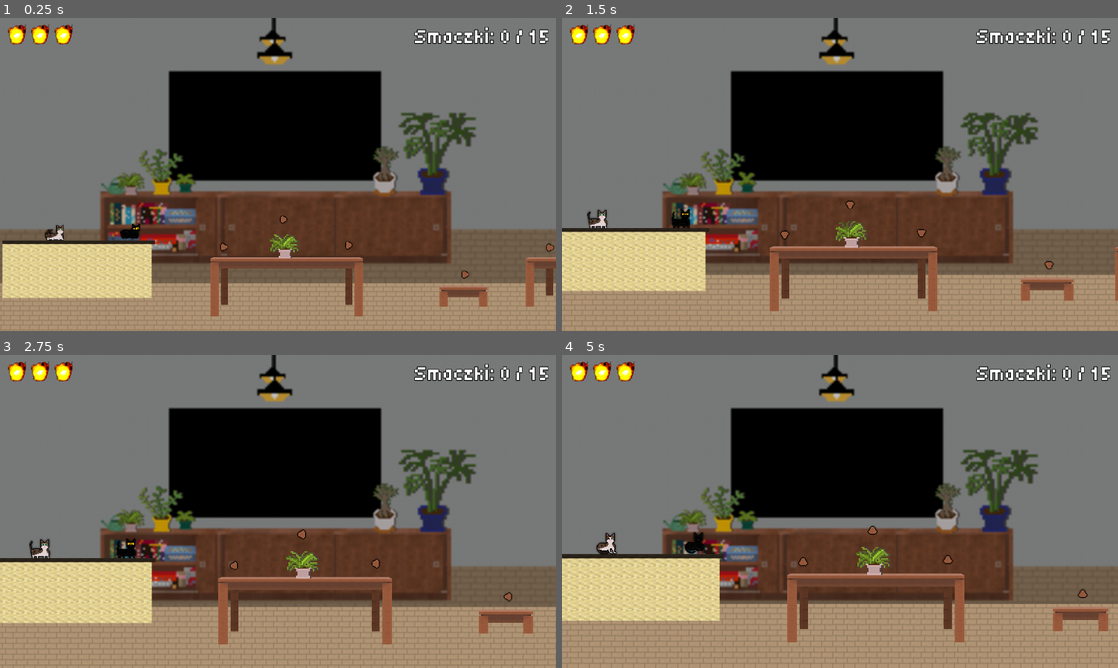
Above: before the commit, frames 1-4 (two rows, left to right).
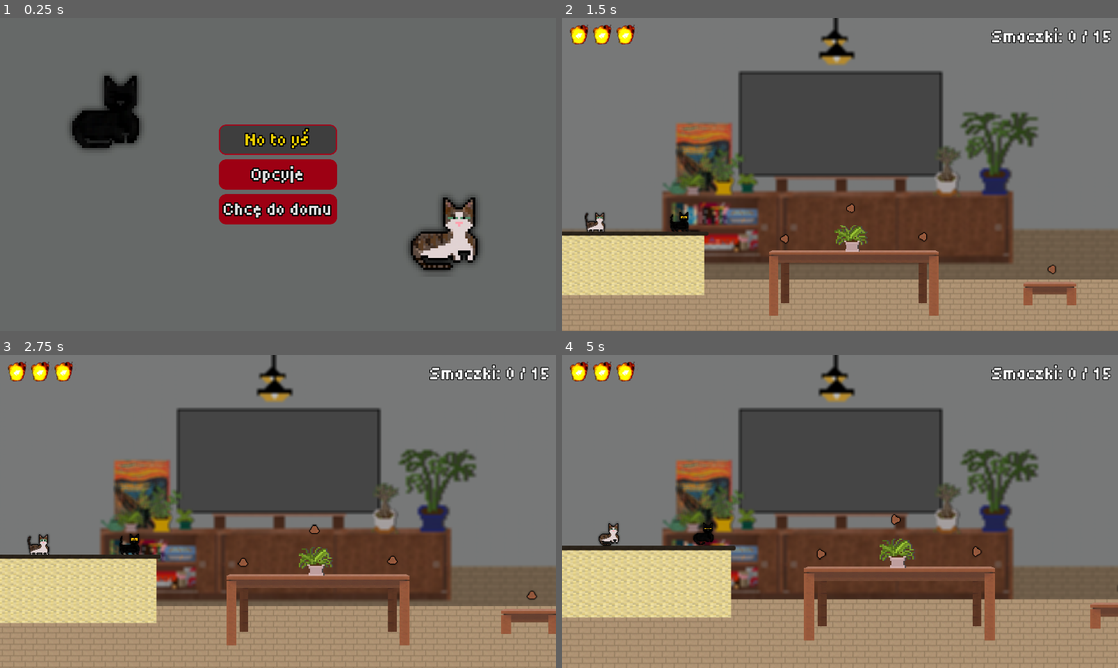
Above: after the commit, the same moments.

Repository: krzkro4122/kocia-gra
Game: Godot game, scene res://scenes/ui/main_menu.tscn
Same seed, same stepped clock (60 frames per second), same inputs: the game is played once before the commit and once after it. Before the commit the project starts from res://scenes/game.tscn.
Inputs (mouse positions are in pixels of both pictures, inside the frame that each line leads up to):
- Up to frame 1 (0.25 s): no input
- Up to frame 2 (1.5 s): click (840, 140) at 0.5 s, where only the run after the commit has a clickable "No to yś"
- Up to frame 3 (2.75 s): no input
- Up to frame 4 (5 s): no input

The runs differ from the first frame. In frame 1, 60% of the frame differs, in the area x 0-100%, y 0-100%; in frame 2, 22%; in frame 3, 23%; in frame 4, 26%.

Commit message:
Working menu

Diff:
--- /dev/null
+++ b/assets/themes/buttonStyleBox.tres
@@ -0,0 +1,14 @@
+[gd_resource type="StyleBoxFlat" format=3 uid="uid://dh2g0ythjv820"]
+
+[resource]
+content_margin_left = 16.0
+content_margin_top = 16.0
+content_margin_right = 16.0
+content_margin_bottom = 16.0
+bg_color = Color(0.61697006, 0, 0.0733166, 1)
+border_color = Color(0.8464288, 0.00021273791, 0.74936527, 1)
+corner_radius_top_left = 24
+corner_radius_top_right = 24
+corner_radius_bottom_right = 24
+corner_radius_bottom_left = 24
+corner_detail = 10
--- /dev/null
+++ b/assets/themes/buttonStyleBoxFocusHover.tres
@@ -0,0 +1,18 @@
+[gd_resource type="StyleBoxFlat" format=3 uid="uid://crt1otvy1nupt"]
+
+[resource]
+content_margin_left = 16.0
+content_margin_top = 16.0
+content_margin_right = 16.0
+content_margin_bottom = 16.0
+bg_color = Color(0.24477637, 0.24477643, 0.24477634, 1)
+border_width_left = 4
+border_width_top = 4
+border_width_right = 4
+border_width_bottom = 4
+border_color = Color(0.6313726, 0.03529412, 0.10980392, 1)
+corner_radius_top_left = 24
+corner_radius_top_right = 24
+corner_radius_bottom_right = 24
+corner_radius_bottom_left = 24
+corner_detail = 10
--- a/assets/themes/hud.tres
+++ b/assets/themes/hud.tres
@@ -1,7 +1,33 @@
-[gd_resource type="Theme" load_steps=2 format=3 uid="uid://b0agi2la8568i"]
+[gd_resource type="Theme" load_steps=4 format=3 uid="uid://b0agi2la8568i"]
 
 [ext_resource type="FontFile" uid="uid://6p2gv2egpu2d" path="res://assets/fonts/Tiny5-Regular.ttf" id="1_wr3i8"]
+[ext_resource type="StyleBox" uid="uid://dh2g0ythjv820" path="res://assets/themes/buttonStyleBox.tres" id="2_hjpe0"]
+[ext_resource type="StyleBox" uid="uid://crt1otvy1nupt" path="res://assets/themes/buttonStyleBoxFocusHover.tres" id="3_h04ay"]
 
 [resource]
 default_font = ExtResource("1_wr3i8")
-default_font_size = 72
+default_font_size = 64
+Button/colors/font_color = Color(0.875, 0.875, 0.875, 1)
+Button/colors/font_disabled_color = Color(0.875, 0.875, 0.875, 0.5)
+Button/colors/font_focus_color = Color(0.9254902, 0.8117647, 0, 1)
+Button/colors/font_hover_color = Color(0.92654717, 0.810333, 3.85046e-07, 1)
+Button/colors/font_hover_pressed_color = Color(1, 1, 1, 1)
+Button/colors/font_outline_color = Color(0, 0, 0, 1)
+Button/colors/font_pressed_color = Color(1, 1, 1, 1)
+Button/colors/icon_disabled_color = Color(1, 1, 1, 0.4)
+Button/colors/icon_focus_color = Color(1, 1, 1, 1)
+Button/colors/icon_hover_color = Color(1, 1, 1, 1)
+Button/colors/icon_hover_pressed_color = Color(1, 1, 1, 1)
+Button/colors/icon_normal_color = Color(1, 1, 1, 1)
+Button/colors/icon_pressed_color = Color(1, 1, 1, 1)
+Button/constants/align_to_largest_stylebox = 0
+Button/constants/h_separation = 20
+Button/constants/icon_max_width = 0
+Button/constants/outline_size = 16
+Button/font_sizes/font_size = 64
+Button/fonts/font = ExtResource("1_wr3i8")
+Button/styles/disabled = ExtResource("2_hjpe0")
+Button/styles/focus = ExtResource("3_h04ay")
+Button/styles/hover = ExtResource("3_h04ay")
+Button/styles/normal = ExtResource("2_hjpe0")
+Button/styles/pressed = ExtResource("2_hjpe0")
--- a/project.godot
+++ b/project.godot
@@ -11,7 +11,7 @@
 [application]
 
 config/name="Kocia Gra"
-run/main_scene="uid://b8h4l518sionq"
+run/main_scene="uid://cqt7is7a8i8mj"
 config/features=PackedStringArray("4.5", "Forward Plus")
 
 [display]
--- a/scenes/game.tscn
+++ b/scenes/levels/level1.tscn
@@ -4,7 +4,7 @@
 [ext_resource type="PackedScene" uid="uid://cphwv4vaft32m" path="res://scenes/cat.tscn" id="2_ca42v"]
 [ext_resource type="Texture2D" uid="uid://bs1mdn3vsh8hf" path="res://assets/sprites/table.png" id="3_lnu2h"]
 [ext_resource type="Texture2D" uid="uid://uqdshihvrpsh" path="res://assets/sprites/kotki-sheet.png" id="3_rysoc"]
-[ext_resource type="Script" uid="uid://5ct1vx57rf84" path="res://scenes/camera_2d.gd" id="4_264po"]
+[ext_resource type="Script" uid="uid://5ct1vx57rf84" path="res://scripts/camera_2d.gd" id="4_264po"]
 [ext_resource type="Texture2D" uid="uid://clorocjlx51s3" path="res://assets/sprites/polka.png" id="4_kvuet"]
 [ext_resource type="Texture2D" uid="uid://cxlg24hkt6047" path="res://assets/sprites/background.png" id="4_lbhrr"]
 [ext_resource type="PackedScene" uid="uid://cr7ehj08aorbw" path="res://scenes/killzone.tscn" id="5_iywne"]
@@ -17,7 +17,7 @@
 [ext_resource type="PackedScene" uid="uid://dwfrs73huvsn0" path="res://scenes/plants/palma.tscn" id="9_dinhu"]
 [ext_resource type="PackedScene" uid="uid://bkv11ntgx2h0w" path="res://scenes/plants/ziemiokulkas.tscn" id="11_trtic"]
 [ext_resource type="PackedScene" uid="uid://bxyd40ig1x7nl" path="res://scenes/pong_box.tscn" id="12_dinhu"]
-[ext_resource type="PackedScene" uid="uid://c6oex88824cby" path="res://scenes/hud.tscn" id="15_ir15t"]
+[ext_resource type="PackedScene" uid="uid://c6oex88824cby" path="res://scenes/ui/hud.tscn" id="15_ir15t"]
 [ext_resource type="PackedScene" uid="uid://lm56qewpi53h" path="res://scenes/static_background.tscn" id="18_ssvqc"]
 
 [sub_resource type="AtlasTexture" id="AtlasTexture_qj77p"]
@@ -548,7 +548,6 @@
 [node name="Camera2D" type="Camera2D" parent="GameManager" node_paths=PackedStringArray("player1", "player2")]
 position = Vector2(518, 618)
 zoom = Vector2(2, 2)
-process_callback = 0
 limit_left = 100
 limit_top = 200
 limit_bottom = 900
@@ -558,8 +557,8 @@
 script = ExtResource("4_264po")
 player1 = NodePath("../Kotki/Honcia")
 player2 = NodePath("../Kotki/Kazik")
-min_zoom = 1.7
-zoom_margin = 450.0
+max_zoom_factor = 2.6
+zoom_margin = 410.0
 zoom_speed = 0.7
 
 [node name="Snacks" type="Node2D" parent="GameManager"]
--- a/scenes/static_background.tscn
+++ b/scenes/static_background.tscn
@@ -1,15 +1,18 @@
-[gd_scene load_steps=21 format=4 uid="uid://lm56qewpi53h"]
+[gd_scene load_steps=30 format=4 uid="uid://lm56qewpi53h"]
 
 [ext_resource type="Shader" uid="uid://ptv1svr5w2s8" path="res://scripts/blur.gdshader" id="1_3pwt0"]
 [ext_resource type="Texture2D" uid="uid://cxlg24hkt6047" path="res://assets/sprites/background.png" id="1_ccown"]
 [ext_resource type="Texture2D" uid="uid://bgmka6tgwkhdt" path="res://assets/sprites/podTvPolki.png" id="2_erpro"]
 [ext_resource type="PackedScene" uid="uid://bkv11ntgx2h0w" path="res://scenes/plants/ziemiokulkas.tscn" id="3_ms8xv"]
+[ext_resource type="Texture2D" uid="uid://bs1mdn3vsh8hf" path="res://assets/sprites/table.png" id="3_r5r1o"]
 [ext_resource type="PackedScene" uid="uid://dfwhmx1x5g2al" path="res://scenes/plants/ananas.tscn" id="4_3pwt0"]
+[ext_resource type="Texture2D" uid="uid://clorocjlx51s3" path="res://assets/sprites/polka.png" id="4_noltx"]
 [ext_resource type="PackedScene" uid="uid://cyga52jl8qxyp" path="res://scenes/plants/paproc.tscn" id="5_jfnxm"]
 [ext_resource type="PackedScene" uid="uid://cictskio1k1wr" path="res://scenes/plants/fikus.tscn" id="6_r5r1o"]
 [ext_resource type="PackedScene" uid="uid://dwfrs73huvsn0" path="res://scenes/plants/palma.tscn" id="7_noltx"]
 [ext_resource type="Texture2D" uid="uid://mo63ijxa4wq3" path="res://assets/sprites/lampa.png" id="8_erpro"]
 [ext_resource type="Texture2D" uid="uid://brfa3w3u6ccg8" path="res://assets/sprites/konewka.png" id="9_ms8xv"]
+[ext_resource type="Texture2D" uid="uid://cn526w5nahiom" path="res://assets/sprites/scream.jpg" id="11_noltx"]
 
 [sub_resource type="TileSetAtlasSource" id="TileSetAtlasSource_ir15t"]
 texture = ExtResource("1_ccown")
@@ -33,6 +36,64 @@
 
 [sub_resource type="TileSet" id="TileSet_ssvqc"]
 sources/0 = SubResource("TileSetAtlasSource_rysoc")
+
+[sub_resource type="TileMapPattern" id="TileMapPattern_rysoc"]
+tile_data = PackedInt32Array(0, 589827, 0, 65536, 3, 0, 131072, 458755, 0, 196608, 458755, 0, 262144, 458755, 0, 327680, 458755, 0, 1, 720899, 0, 65537, 131075, 0, 131073, 262147, 0, 196609, 262147, 0, 262145, 262147, 0, 327681, 196611, 0, 2, 720899, 0, 65538, 131075, 0, 3, 720899, 0, 65539, 131075, 0, 4, 720899, 0, 65540, 131075, 0, 5, 720899, 0, 65541, 131075, 0, 6, 720899, 0, 65542, 131075, 0, 7, 720899, 0, 65543, 131075, 0, 8, 720899, 0, 65544, 131075, 0, 9, 720899, 0, 65545, 131075, 0, 10, 720899, 0, 65546, 131075, 0, 11, 720899, 0, 65547, 131075, 0, 12, 720899, 0, 65548, 131075, 0, 13, 720899, 0, 65549, 131075, 0, 14, 720899, 0, 65550, 131075, 0, 131086, 327683, 0, 196622, 327683, 0, 262158, 327683, 0, 327694, 393219, 0, 15, 655363, 0, 65551, 65539, 0, 131087, 524291, 0, 196623, 524291, 0, 262159, 524291, 0, 327695, 524291, 0)
+
+[sub_resource type="TileMapPattern" id="TileMapPattern_ssvqc"]
+tile_data = PackedInt32Array(0, 589827, 0, 65536, 3, 0, 131072, 458755, 0, 1, 720899, 0, 65537, 131075, 0, 2, 720899, 0, 65538, 131075, 0, 3, 655363, 0, 65539, 65539, 0, 131075, 524291, 0)
+
+[sub_resource type="TileMapPattern" id="TileMapPattern_264po"]
+tile_data = PackedInt32Array(0, 3, 0, 65536, 458755, 0, 131072, 458755, 0, 196608, 458755, 0, 1, 131075, 0, 2, 65539, 0, 65538, 524291, 0, 131074, 524291, 0, 196610, 524291, 0)
+
+[sub_resource type="TileSetAtlasSource" id="TileSetAtlasSource_hs5ae"]
+texture = ExtResource("3_r5r1o")
+0:0/0 = 0
+0:0/0/z_index = 10
+0:0/0/physics_layer_0/polygon_0/points = PackedVector2Array(-8, -8, 8, -8, 8, -3.9226189, -8, -3.829134)
+1:0/0 = 0
+1:0/0/z_index = 10
+1:0/0/physics_layer_0/polygon_0/points = PackedVector2Array(-8, -8, 8, -8, 8, -3.9226189, -8, -3.829134)
+2:0/0 = 0
+2:0/0/z_index = 10
+2:0/0/physics_layer_0/polygon_0/points = PackedVector2Array(-8, -8, 8, -8, 8, -3.9226189, -8, -3.829134)
+3:0/0 = 0
+3:0/0/z_index = 3
+4:0/0 = 0
+4:0/0/z_index = 3
+5:0/0 = 0
+5:0/0/z_index = 3
+6:0/0 = 0
+6:0/0/z_index = 3
+7:0/0 = 0
+7:0/0/z_index = 10
+8:0/0 = 0
+8:0/0/z_index = 10
+9:0/0 = 0
+9:0/0/z_index = 2
+10:0/0 = 0
+10:0/0/z_index = 2
+11:0/0 = 0
+11:0/0/z_index = 2
+
+[sub_resource type="TileSetAtlasSource" id="TileSetAtlasSource_nadl2"]
+texture = ExtResource("4_noltx")
+0:0/0 = 0
+0:0/0/physics_layer_0/polygon_0/points = PackedVector2Array(-8, -8, 8, -8, 8, -4.1133547, -8, -4.0584507)
+1:0/0 = 0
+1:0/0/physics_layer_0/polygon_0/points = PackedVector2Array(-8, -8, 8, -8, 8, -4.1133547, -8, -4.0584507)
+2:0/0 = 0
+3:0/0 = 0
+4:0/0 = 0
+
+[sub_resource type="TileSet" id="TileSet_pwdlq"]
+physics_layer_0/collision_layer = 1
+physics_layer_0/collision_mask = 0
+sources/3 = SubResource("TileSetAtlasSource_hs5ae")
+sources/5 = SubResource("TileSetAtlasSource_nadl2")
+pattern_0 = SubResource("TileMapPattern_rysoc")
+pattern_1 = SubResource("TileMapPattern_ssvqc")
+pattern_2 = SubResource("TileMapPattern_264po")
 
 [sub_resource type="TileSetAtlasSource" id="TileSetAtlasSource_ssvqc"]
 texture = ExtResource("1_ccown")
@@ -72,7 +133,7 @@
 
 [sub_resource type="ShaderMaterial" id="ShaderMaterial_jfnxm"]
 shader = ExtResource("1_3pwt0")
-shader_parameter/strength = 3
+shader_parameter/strength = 5
 
 [node name="StaticBackground" type="CanvasLayer"]
 layer = -100
@@ -89,6 +150,14 @@
 scale = Vector2(6.725585, 6.725585)
 tile_map_data = PackedByteArray("AAAEAAgAAAAAAAAAAAAIAAgAAAABAAAAAAAMAAgAAAACAAAAAAA=")
 tile_set = SubResource("TileSet_ssvqc")
+
+[node name="Tables" type="TileMapLayer" parent="."]
+z_index = 1
+texture_filter = 1
+position = Vector2(-700, -365)
+scale = Vector2(3.2, 3.2)
+tile_map_data = PackedByteArray("AAAcABEAAwALAAAAAAAcABIAAwADAAAAAAAkABEAAwALAAAAAAAkABIAAwAGAAAAAAAdABEAAwALAAAAAAAeABEAAwALAAAAAAAfABEAAwALAAAAAAAgABEAAwALAAAAAAAhABEAAwALAAAAAAAiABEAAwALAAAAAAAjABEAAwALAAAAAAAgABIAAwADAAAAAAA=")
+tile_set = SubResource("TileSet_pwdlq")
 
 [node name="FarGround" type="TileMapLayer" parent="."]
 position = Vector2(-24, -1968)
@@ -133,6 +202,11 @@
 position = Vector2(951.9999, 160)
 scale = Vector2(7.069211, 7.069211)
 texture = ExtResource("8_erpro")
+
+[node name="Scream" type="Sprite2D" parent="."]
+position = Vector2(491, 483)
+scale = Vector2(0.4, 0.4)
+texture = ExtResource("11_noltx")
 
 [node name="Konewka" type="AnimatedSprite2D" parent="."]
 z_index = 1
@@ -146,12 +220,25 @@
 
 [node name="TV" type="ColorRect" parent="."]
 z_index = 1
-offset_left = 584.0
-offset_top = 184.0
-offset_right = 624.0
-offset_bottom = 224.0
-scale = Vector2(18.294083, 9.438448)
+offset_left = 612.0
+offset_top = 186.0
+offset_right = 1312.0
+offset_bottom = 546.0
 color = Color(0, 0, 0, 1)
+
+[node name="TV" type="ColorRect" parent="TV"]
+z_index = 1
+layout_mode = 1
+anchors_preset = -1
+anchor_left = 0.018000001
+anchor_top = 0.019000001
+anchor_right = 0.99300003
+anchor_bottom = 0.97900003
+offset_left = -7.6000004
+offset_top = -1.8400006
+offset_right = -0.10003662
+offset_bottom = 2.5599976
+color = Color(0.36094883, 0.36094862, 0.3609486, 1)
 
 [node name="Darkness" type="CanvasModulate" parent="."]
 color = Color(0.8646751, 0.86467516, 0.8646751, 1)
--- a/scenes/health_bar.tscn
+++ b/scenes/ui/health_bar.tscn
@@ -1,7 +1,7 @@
 [gd_scene load_steps=3 format=3 uid="uid://boaxutng51shj"]
 
-[ext_resource type="Script" uid="uid://drt37hfgfius" path="res://scripts/health_bar.gd" id="1_kdjhy"]
-[ext_resource type="PackedScene" uid="uid://b5uug7pj1l4p8" path="res://scenes/life_bubble.tscn" id="2_srckl"]
+[ext_resource type="Script" uid="uid://drt37hfgfius" path="res://scripts/ui/health_bar.gd" id="1_kdjhy"]
+[ext_resource type="PackedScene" uid="uid://b5uug7pj1l4p8" path="res://scenes/ui/life_bubble.tscn" id="2_srckl"]
 
 [node name="HealthBar" type="Control"]
 z_index = 10
--- a/scenes/hud.tscn
+++ b/scenes/ui/hud.tscn
@@ -1,8 +1,8 @@
 [gd_scene load_steps=4 format=3 uid="uid://c6oex88824cby"]
 
-[ext_resource type="Script" uid="uid://6d7drftoqkqs" path="res://scripts/hud.gd" id="1_oo0fn"]
+[ext_resource type="Script" uid="uid://6d7drftoqkqs" path="res://scripts/ui/hud.gd" id="1_oo0fn"]
 [ext_resource type="Theme" uid="uid://b0agi2la8568i" path="res://assets/themes/hud.tres" id="3_5ysmq"]
-[ext_resource type="PackedScene" uid="uid://boaxutng51shj" path="res://scenes/health_bar.tscn" id="3_6fi6k"]
+[ext_resource type="PackedScene" uid="uid://boaxutng51shj" path="res://scenes/ui/health_bar.tscn" id="3_6fi6k"]
 
 [node name="HUD" type="CanvasLayer"]
 script = ExtResource("1_oo0fn")
--- a/scenes/life_bubble.tscn
+++ b/scenes/ui/life_bubble.tscn
@@ -1,8 +1,8 @@
 [gd_scene load_steps=8 format=3 uid="uid://b5uug7pj1l4p8"]
 
 [ext_resource type="Texture2D" uid="uid://xkqjguj08h7s" path="res://assets/sprites/explosion.png" id="1_vbnok"]
-[ext_resource type="Script" uid="uid://7cngwaw1yh27" path="res://scripts/life_bubble.gd" id="1_xc0mi"]
-[ext_resource type="Script" uid="uid://dotgydka7ys1u" path="res://scripts/animated_texture_rect.gd" id="3_23y4v"]
+[ext_resource type="Script" uid="uid://7cngwaw1yh27" path="res://scripts/ui/life_bubble.gd" id="1_xc0mi"]
+[ext_resource type="Script" uid="uid://dotgydka7ys1u" path="res://scripts/ui/animated_texture_rect.gd" id="3_23y4v"]
 
 [sub_resource type="AtlasTexture" id="AtlasTexture_23y4v"]
 atlas = ExtResource("1_vbnok")
--- /dev/null
+++ b/scenes/ui/main_menu.tscn
@@ -0,0 +1,203 @@
+[gd_scene load_steps=21 format=3 uid="uid://cqt7is7a8i8mj"]
+
+[ext_resource type="Script" uid="uid://yxmswlq1b3ef" path="res://scripts/ui/main_menu.gd" id="1_fe2o3"]
+[ext_resource type="Theme" uid="uid://b0agi2la8568i" path="res://assets/themes/hud.tres" id="2_1g8jr"]
+[ext_resource type="Script" uid="uid://dotgydka7ys1u" path="res://scripts/ui/animated_texture_rect.gd" id="3_x2yvf"]
+[ext_resource type="Texture2D" uid="uid://uqdshihvrpsh" path="res://assets/sprites/kotki-sheet.png" id="4_x2yvf"]
+
+[sub_resource type="AtlasTexture" id="AtlasTexture_otr3d"]
+atlas = ExtResource("4_x2yvf")
+region = Rect2(175, 0, 35, 35)
+
+[sub_resource type="AtlasTexture" id="AtlasTexture_btxxm"]
+atlas = ExtResource("4_x2yvf")
+region = Rect2(0, 0, 35, 35)
+
+[sub_resource type="AtlasTexture" id="AtlasTexture_wb0q5"]
+atlas = ExtResource("4_x2yvf")
+region = Rect2(35, 0, 35, 35)
+
+[sub_resource type="AtlasTexture" id="AtlasTexture_q85j6"]
+atlas = ExtResource("4_x2yvf")
+region = Rect2(70, 0, 35, 35)
+
+[sub_resource type="AtlasTexture" id="AtlasTexture_8g5eo"]
+atlas = ExtResource("4_x2yvf")
+region = Rect2(105, 0, 35, 35)
+
+[sub_resource type="AtlasTexture" id="AtlasTexture_7suek"]
+atlas = ExtResource("4_x2yvf")
+region = Rect2(140, 0, 35, 35)
+
+[sub_resource type="SpriteFrames" id="SpriteFrames_btxxm"]
+animations = [{
+"frames": [{
+"duration": 1.0,
+"texture": SubResource("AtlasTexture_btxxm")
+}, {
+"duration": 1.0,
+"texture": SubResource("AtlasTexture_wb0q5")
+}, {
+"duration": 1.0,
+"texture": SubResource("AtlasTexture_q85j6")
+}, {
+"duration": 1.0,
+"texture": SubResource("AtlasTexture_8g5eo")
+}, {
+"duration": 1.0,
+"texture": SubResource("AtlasTexture_7suek")
+}, {
+"duration": 1.0,
+"texture": SubResource("AtlasTexture_otr3d")
+}],
+"loop": true,
+"name": &"default",
+"speed": 2.0
+}]
+
+[sub_resource type="AtlasTexture" id="AtlasTexture_m1kxf"]
+atlas = ExtResource("4_x2yvf")
+region = Rect2(735.5635, -0.2633438, 35.090332, 36.398064)
+
+[sub_resource type="AtlasTexture" id="AtlasTexture_x2yvf"]
+atlas = ExtResource("4_x2yvf")
+region = Rect2(735, 0, 35, 35)
+
+[sub_resource type="AtlasTexture" id="AtlasTexture_uhagc"]
+atlas = ExtResource("4_x2yvf")
+region = Rect2(770, 0, 35, 35)
+
+[sub_resource type="AtlasTexture" id="AtlasTexture_8ekit"]
+atlas = ExtResource("4_x2yvf")
+region = Rect2(805, 0, 35, 35)
+
+[sub_resource type="AtlasTexture" id="AtlasTexture_n4uci"]
+atlas = ExtResource("4_x2yvf")
+region = Rect2(840, 0, 35, 35)
+
+[sub_resource type="AtlasTexture" id="AtlasTexture_877pj"]
+atlas = ExtResource("4_x2yvf")
+region = Rect2(875, 0, 35, 35)
+
+[sub_resource type="AtlasTexture" id="AtlasTexture_ayp64"]
+atlas = ExtResource("4_x2yvf")
+region = Rect2(910, 0, 35, 35)
+
+[sub_resource type="AtlasTexture" id="AtlasTexture_y2j7i"]
+atlas = ExtResource("4_x2yvf")
+region = Rect2(945, 0, 35, 35)
+
+[sub_resource type="SpriteFrames" id="SpriteFrames_y1h5l"]
+animations = [{
+"frames": [{
+"duration": 1.0,
+"texture": SubResource("AtlasTexture_x2yvf")
+}, {
+"duration": 1.0,
+"texture": SubResource("AtlasTexture_uhagc")
+}, {
+"duration": 1.0,
+"texture": SubResource("AtlasTexture_8ekit")
+}, {
+"duration": 1.0,
+"texture": SubResource("AtlasTexture_n4uci")
+}, {
+"duration": 1.0,
+"texture": SubResource("AtlasTexture_877pj")
+}, {
+"duration": 1.0,
+"texture": SubResource("AtlasTexture_ayp64")
+}, {
+"duration": 1.0,
+"texture": SubResource("AtlasTexture_y2j7i")
+}],
+"loop": true,
+"name": &"default",
+"speed": 3.0
+}]
+
+[node name="Main Menu" type="Control"]
+layout_mode = 3
+anchors_preset = 15
+anchor_right = 1.0
+anchor_bottom = 1.0
+grow_horizontal = 2
+grow_vertical = 2
+script = ExtResource("1_fe2o3")
+
+[node name="ColorRect" type="ColorRect" parent="."]
+layout_mode = 1
+anchors_preset = 15
+anchor_right = 1.0
+anchor_bottom = 1.0
+grow_horizontal = 2
+grow_vertical = 2
+color = Color(0.40070656, 0.41302085, 0.40686372, 1)
+
+[node name="Honcia" type="TextureRect" parent="."]
+texture_filter = 1
+layout_mode = 0
+offset_left = 215.0
+offset_top = 174.0
+offset_right = 515.0
+offset_bottom = 474.0
+texture = SubResource("AtlasTexture_otr3d")
+script = ExtResource("3_x2yvf")
+sprites = SubResource("SpriteFrames_btxxm")
+frame_index = 5
+auto_play = true
+
+[node name="Kazik" type="TextureRect" parent="."]
+texture_filter = 1
+layout_mode = 0
+offset_left = 1389.0
+offset_top = 592.0
+offset_right = 1689.0
+offset_bottom = 892.0
+texture = SubResource("AtlasTexture_m1kxf")
+script = ExtResource("3_x2yvf")
+sprites = SubResource("SpriteFrames_y1h5l")
+auto_play = true
+
+[node name="VBoxContainer" type="VBoxContainer" parent="."]
+layout_mode = 1
+anchors_preset = 8
+anchor_left = 0.5
+anchor_top = 0.5
+anchor_right = 0.5
+anchor_bottom = 0.5
+offset_left = -204.0
+offset_top = -172.0
+offset_right = 204.0
+offset_bottom = 172.0
+grow_horizontal = 2
+grow_vertical = 2
+
+[node name="StartButton" type="Button" parent="VBoxContainer"]
+layout_mode = 2
+theme = ExtResource("2_1g8jr")
+text = "No to yś"
+
+[node name="HSeparator" type="HSeparator" parent="VBoxContainer"]
+modulate = Color(1, 1, 1, 0)
+custom_minimum_size = Vector2(0, 8)
+layout_mode = 2
+
+[node name="OptionsButton" type="Button" parent="VBoxContainer"]
+layout_mode = 2
+theme = ExtResource("2_1g8jr")
+text = "Opcyje"
+
+[node name="HSeparator2" type="HSeparator" parent="VBoxContainer"]
+modulate = Color(1, 1, 1, 0)
+custom_minimum_size = Vector2(0, 8)
+layout_mode = 2
+
+[node name="QuitButton" type="Button" parent="VBoxContainer"]
+layout_mode = 2
+theme = ExtResource("2_1g8jr")
+text = "Chcę do domu"
+
+[connection signal="pressed" from="VBoxContainer/StartButton" to="." method="_on_start_button_pressed"]
+[connection signal="pressed" from="VBoxContainer/OptionsButton" to="." method="_on_options_button_pressed"]
+[connection signal="pressed" from="VBoxContainer/QuitButton" to="." method="_on_quit_button_pressed"]
--- a/scenes/camera_2d.gd
+++ b/scripts/camera_2d.gd
@@ -4,8 +4,8 @@
 @export var player2: CharacterBody2D
 
 @export_group("Zoom settings")
-@export var min_zoom: float = 0.5
-@export var max_zoom: float = 2.0
+@export var min_zoom_factor: float = 0.5
+@export var max_zoom_factor: float = 2.0
 @export var zoom_margin: float = 200.0 # Extra space in px
 @export var zoom_speed: float = 5.0
 
@@ -20,11 +20,18 @@
 	var distance_y = abs(player1.global_position.y - player2.global_position.y) + zoom_margin
 
 	var screen_size = get_viewport_rect().size
+	var limit_w = abs(limit_right - limit_left)
+	var limit_h = abs(limit_bottom - limit_top)
+
+	var abs_min_zoom_x = screen_size.x / limit_w
+	var abs_min_zoom_y = screen_size.y / limit_h
+	var limit_min_zoom = max(abs_min_zoom_x, abs_min_zoom_y)
 
 	var zoom_x = screen_size.x / distance_x
 	var zoom_y = screen_size.y / distance_y
-
 	var target_zoom_val = min(zoom_x, zoom_y)
 
-	var target_zoom = Vector2(target_zoom_val, target_zoom_val)
-	self.zoom = self.zoom.lerp(target_zoom, zoom_speed * delta)
+	var final_min_zoom = max(min_zoom_factor, limit_min_zoom)
+	target_zoom_val = clamp(target_zoom_val, final_min_zoom, max_zoom_factor)
+
+	self.zoom = self.zoom.lerp(Vector2(target_zoom_val, target_zoom_val), zoom_speed * delta)
--- /dev/null
+++ b/scripts/ui/main_menu.gd
@@ -0,0 +1,18 @@
+extends Control
+
+
+func _ready() -> void:
+	$VBoxContainer/StartButton.grab_focus()
+
+
+func _on_start_button_pressed() -> void:
+	get_tree().change_scene_to_file("res://scenes/levels/level1.tscn")
+
+
+func _on_quit_button_pressed() -> void:
+	get_tree().quit()
+
+
+func _on_options_button_pressed() -> void:
+	# TODO
+	print("Should show options")
Not shown: 3 places in scenes/levels/level1.tscn that only renumber resources
Renamed: scenes/camera_2d.gd.uid -> scripts/camera_2d.gd.uid
Renamed: scripts/animated_texture_rect.gd -> scripts/ui/animated_texture_rect.gd
Renamed: scripts/animated_texture_rect.gd.uid -> scripts/ui/animated_texture_rect.gd.uid
Renamed: scripts/health_bar.gd -> scripts/ui/health_bar.gd
Renamed: scripts/health_bar.gd.uid -> scripts/ui/health_bar.gd.uid
Renamed: scripts/hud.gd -> scripts/ui/hud.gd
Renamed: scripts/hud.gd.uid -> scripts/ui/hud.gd.uid
Renamed: scripts/life_bubble.gd -> scripts/ui/life_bubble.gd
Renamed: scripts/life_bubble.gd.uid -> scripts/ui/life_bubble.gd.uid
Not shown, added: scripts/ui/main_menu.gd.uid
